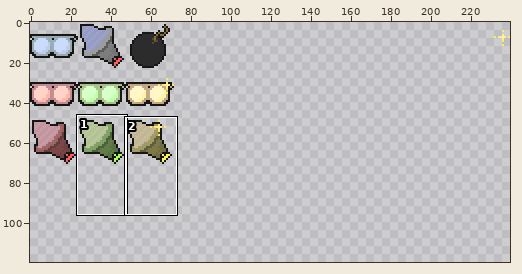
One commit to this sprite sheet: SMS_upgSheet.png. The first picture is a wide view before the edit; the outline marks the close-up.
Close-up. First the earlier version:
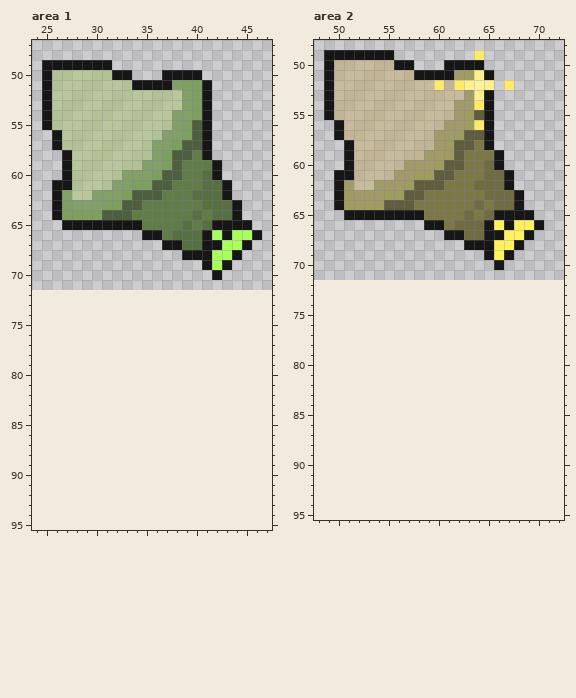
The file is 480x144 pixels, drawn in blocks of 2x2; one block is one cell here. Colours within 5 levels of each other are drawn and written as one. Shown: area 1: x 24..47, y 47..95; area 2: x 48..72, y 48..95. The old version is drawn lined up with the new one, on the new canvas. The commit also changed other parts of the picture, which this record leaves out.
After:
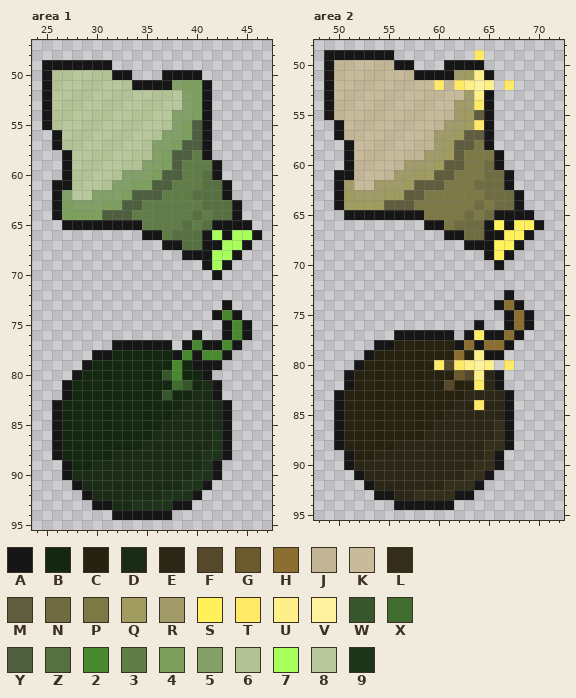
Palette (. is transparent): A #161616  B #142710  C #272210  D #1a2b16  E #2b2616  F #56492b  G #6c5a2f  H #8a6f30  J #c2b595  K #c7bb9c  L #342e1a  M #5f5d3e  N #706c41  P #7d7947  Q #a09b5f  R #a09b68  S #fff15c  T #ffea67  U #ffef89  V #fff29f  W #37562b  X #406c2f  Y #4d5f3e  Z #577041  2 #498a30  3 #607d47  4 #7da05f  5 #82a068  6 #b3c295  7 #a8ff5c  8 #b8c79c  9 #1e341a
The edit:
canvas 240x72 -> 240x120
Changed rows in their new state; - is an unchanged pixel.
Area 1:
first column x 26:
73 -----------------A--
74 ----------------A2A-
75 -----------------A2A
76 --------------A--A2A
77 ------AAAAAA-A2AA2A-
78 ----AABBBBBBA2A22A--
79 ---ABBBBBBBB2BAAA---
80 --ABBBBBBBBW2BBA----
81 -ABBBBBBBBBBXWBDA---
82 -ABBBBBBBBBWBBDDA---
83 ABBBBBBBBBBBBDDDDA--
84 ABBBBBBBBBBBDDDDDA--
85 ABBBBBBBBBBDDDDDDA--
86 ABBBBBBBBBDDDDDD9A--
87 ABBBBBBBBDDDDDDD9A--
88 ABBBBBDDDDDDDDD99A--
89 -ABBDDDDDDDDDDD9A---
90 -ADDDDDDDDDDDD99A---
91 --ADDDDDDDDDD99A----
92 ---ADDDDDDD999A-----
93 ----AADD9999AA------
94 ------AAAAAA--------
Area 2:
first column x 50:
73 -----------------A--
74 ----------------AHA-
75 -----------------AHA
76 --------------A--AHA
77 ------AAAAAA-ATAAHA-
78 ----AACCCCCCAHAHHA--
79 ---ACCCCCCCCHCUAA---
80 --ACCCCCCCTFTUVU-T--
81 -ACCCCCCCCCCGFUEA---
82 -ACCCCCCCCCFCCTEA---
83 ACCCCCCCCCCCCEEEEA--
84 ACCCCCCCCCCCEETEEA--
85 ACCCCCCCCCCEEEEEEA--
86 ACCCCCCCCCEEEEEELA--
87 ACCCCCCCCEEEEEEELA--
88 ACCCCCEEEEEEEEELLA--
89 -ACCEEEEEEEEEEELA---
90 -AEEEEEEEEEEEELLA---
91 --AEEEEEEEEEELLA----
92 ---AEEEEEEELLLA-----
93 ----AAEELLLLAA------
94 ------AAAAAA--------
Pixel boxes of the changes (left, top, right, bottom) in both close-ups:
added: (52, 300, 252, 520)
added: (334, 290, 534, 510)
